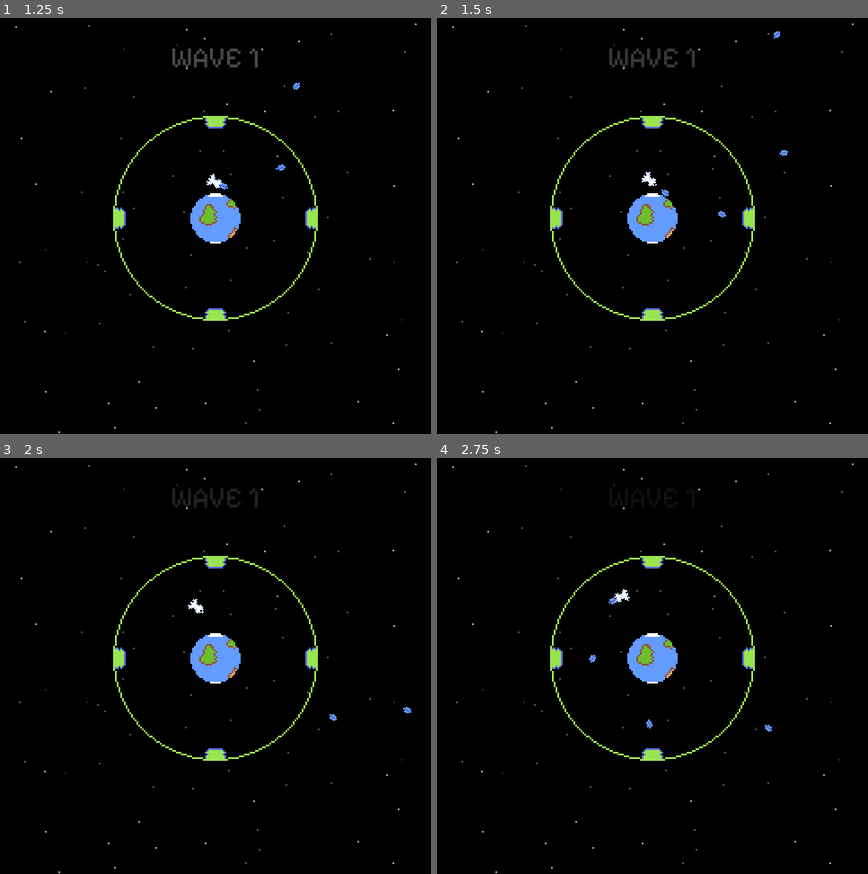
Above: before the commit, frames 1-4 (two rows, left to right).
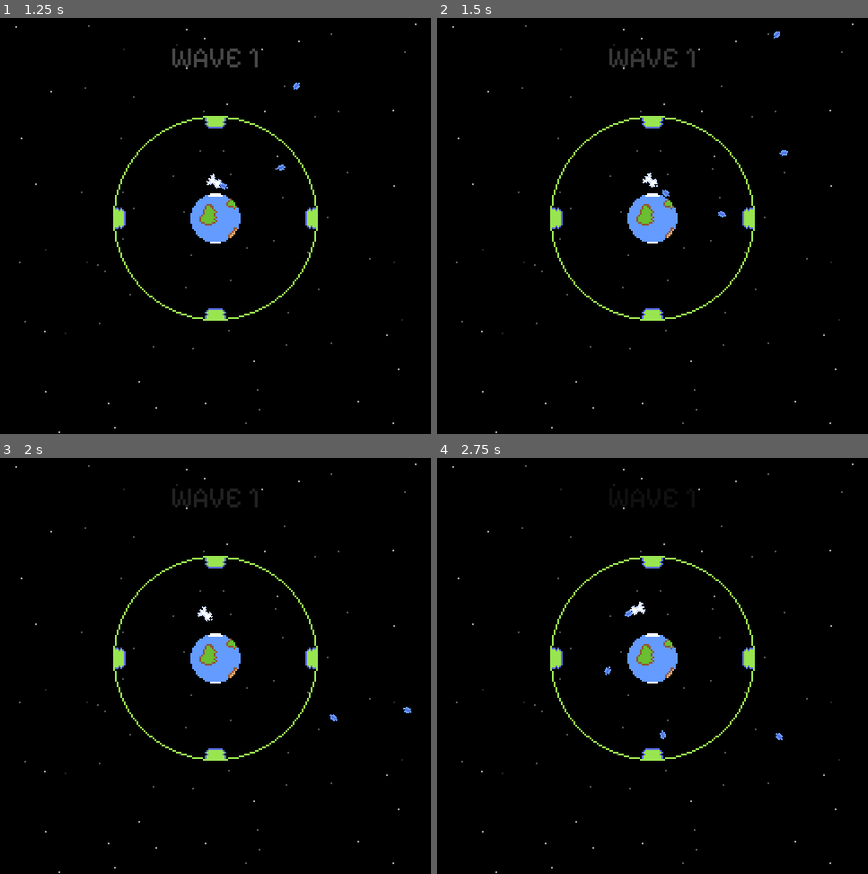
Above: after the commit, the same moments.

Repository: FluffySpectre/ld54
Game: Godot game, scene res://main.tscn
Two runs of this game, one before a commit and one after it. Both use one fixed random seed, a clock stepped at 60 frames per second and the inputs below.
Inputs:
- Up to frame 1 (1.25 s): hold D (right) from 0.53 s (still down); hold Space (shoot) from 0.53 s (still down)
- Up to frame 2 (1.5 s): release D (right) at 1.28 s; release Space (shoot) at 1.28 s; hold S (down) from 1.28 s (still down); tap Space (shoot) at 1.35 s
- Up to frame 3 (2 s): keep holding S (down)
- Up to frame 4 (2.75 s): release S (down) at 2.03 s; hold D (right) from 2.03 s (still down); hold Space (shoot) from 2.03 s (still down)

Frame 1 is identical in both runs. In frame 2, less than 0.1% of the frame differs, in the area x 47-54%, y 36-43%; in frame 3, 0.1%; in frame 4, 0.3%, in the area x 35-81%, y 31-68%.

Commit message:
Some refinements

Diff:
--- a/LD54/game/earth-explosion-physics.tscn
+++ b/LD54/game/earth-explosion-physics.tscn
@@ -1,8 +1,10 @@
-[gd_scene load_steps=8 format=3 uid="uid://cbq401crwvovv"]
+[gd_scene load_steps=10 format=3 uid="uid://cbq401crwvovv"]
 
 [ext_resource type="Texture2D" uid="uid://cm6wexfkgewj1" path="res://sprites/lost-enemyship.png" id="1_0slaj"]
 [ext_resource type="Texture2D" uid="uid://d1bha1blbf6nf" path="res://sprites/earth-splitter.png" id="1_suf22"]
 [ext_resource type="Script" path="res://scripts/ApplyImpulse.gd" id="1_vwh4y"]
+[ext_resource type="Texture2D" uid="uid://gu2st7oelrln" path="res://sprites/shine.png" id="2_edv3d"]
+[ext_resource type="Script" path="res://scripts/SimpleAnimatedSprite.gd" id="3_7kn54"]
 [ext_resource type="Script" path="res://scripts/SoundPlayer.gd" id="3_ar0pm"]
 [ext_resource type="AudioStream" uid="uid://b4vu7r8sg067h" path="res://sound/explosion-2.wav" id="4_bdnrc"]
 [ext_resource type="AudioStream" uid="uid://bfkkwem8ea4lv" path="res://sound/explosion-3.wav" id="5_c1n5f"]
@@ -12,6 +14,14 @@
 
 [node name="LostAlien" type="Sprite2D" parent="."]
 texture = ExtResource("1_0slaj")
+
+[node name="Shine" type="Sprite2D" parent="LostAlien"]
+modulate = Color(0.207843, 0.882353, 0.952941, 1)
+position = Vector2(2.08165e-12, 2.08165e-12)
+texture = ExtResource("2_edv3d")
+hframes = 3
+script = ExtResource("3_7kn54")
+fps = 3.0
 
 [node name="EarthPart1" type="RigidBody2D" parent="."]
 collision_layer = 0
--- a/LD54/main.tscn
+++ b/LD54/main.tscn
@@ -383,12 +383,14 @@
 [node name="WaveSpawner4" parent="WaveSpawners" instance=ExtResource("12_ypj4n")]
 position = Vector2(-258, 1)
 
-[node name="Player" type="CharacterBody2D" parent="."]
+[node name="Player" type="CharacterBody2D" parent="." node_paths=PackedStringArray("flames")]
 position = Vector2(0, -40)
 collision_layer = 2305
 collision_mask = 2561
 script = ExtResource("3_fi87p")
 move_speed = 200.0
+backward_move_speed = 100.0
+flames = NodePath("Flames")
 
 [node name="CollisionShape2D" type="CollisionShape2D" parent="Player"]
 shape = SubResource("CircleShape2D_i7lxx")
@@ -407,6 +409,28 @@
 sounds = Array[AudioStream]([ExtResource("21_yea25")])
 min_pitch_offset = -0.25
 max_pitch_offset = -0.25
+
+[node name="Flames" type="Node2D" parent="Player"]
+
+[node name="Flame" type="Sprite2D" parent="Player/Flames"]
+modulate = Color(0.94902, 0.941176, 0.235294, 1)
+position = Vector2(0, 10)
+scale = Vector2(0.125, 0.125)
+texture = ExtResource("12_aioo0")
+
+[node name="Flame2" type="Sprite2D" parent="Player/Flames"]
+visible = false
+modulate = Color(0.94902, 0.941176, 0.235294, 1)
+position = Vector2(-4, 10)
+scale = Vector2(0.125, 0.125)
+texture = ExtResource("12_aioo0")
+
+[node name="Flame3" type="Sprite2D" parent="Player/Flames"]
+visible = false
+modulate = Color(0.94902, 0.941176, 0.235294, 1)
+position = Vector2(4, 10)
+scale = Vector2(0.125, 0.125)
+texture = ExtResource("12_aioo0")
 
 [node name="UICanvas" type="CanvasLayer" parent="."]
 follow_viewport_enabled = true
--- a/LD54/scripts/PlayerMovement.gd
+++ b/LD54/scripts/PlayerMovement.gd
@@ -2,13 +2,27 @@
 
 @export var move_speed = 100.0
 @export var rotation_speed = 3.0
+@export var backward_move_speed = 50.0
+@export var flames: Node2D
 
 var rotation_direction: float
 
 func get_input(delta):
+	var m_speed = move_speed
+	var up_down_input = Input.get_axis("up", "down")
+	# slow down, if we go backward
+	if up_down_input > 0.0:
+		m_speed = backward_move_speed
+
 	rotation_direction = Input.get_axis("left", "right")
-	velocity += transform.y * Input.get_axis("up", "down") * move_speed * delta
+	velocity += transform.y * up_down_input * m_speed * delta
+
+	# add some friction (In space? Ehhm. Ah! There is an automatic system
+	# which uses the front facing thrusters to throttle the spacehip down
 	velocity *= 0.95
+
+	# show some flames if we move forward
+	flames.visible = up_down_input < 0.0
 
 func _physics_process(delta):
 	get_input(delta)
Binary file changed: LD54/sprites/game-view.aseprite
Binary file added: LD54/sprites/shine-2.aseprite
Binary file added: LD54/sprites/shine-2.png
Not shown, added: LD54/sprites/shine-2.png.import
Binary file added: LD54/sprites/shine.aseprite
Binary file added: LD54/sprites/shine.png
Not shown, added: LD54/sprites/shine.png.import
